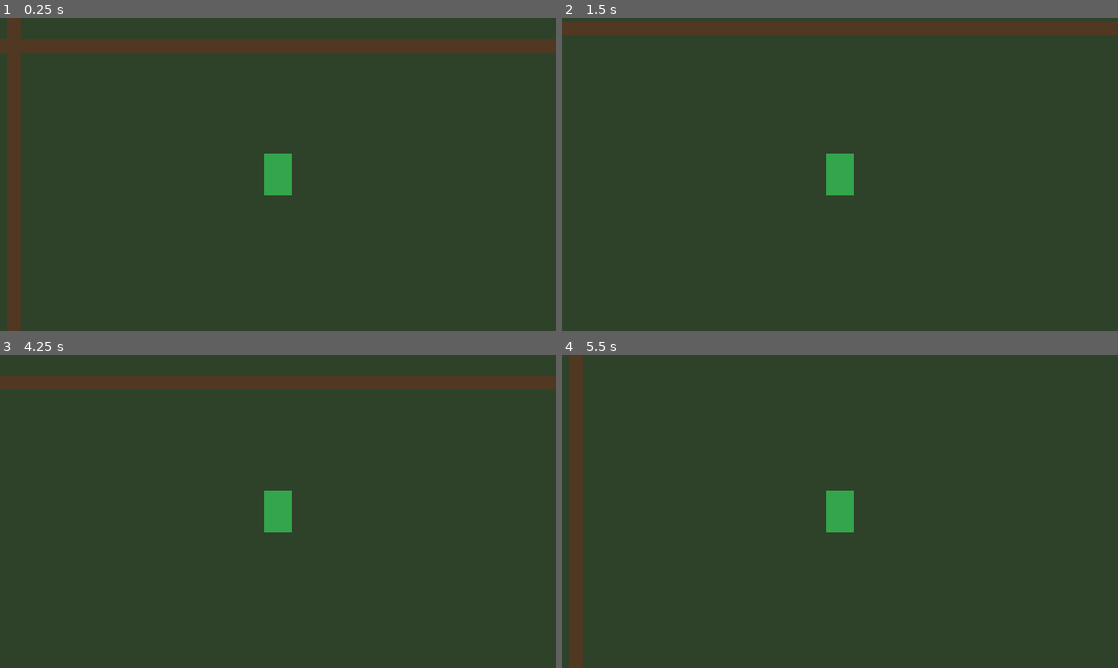
Above: before the commit, frames 1-4 (two rows, left to right).
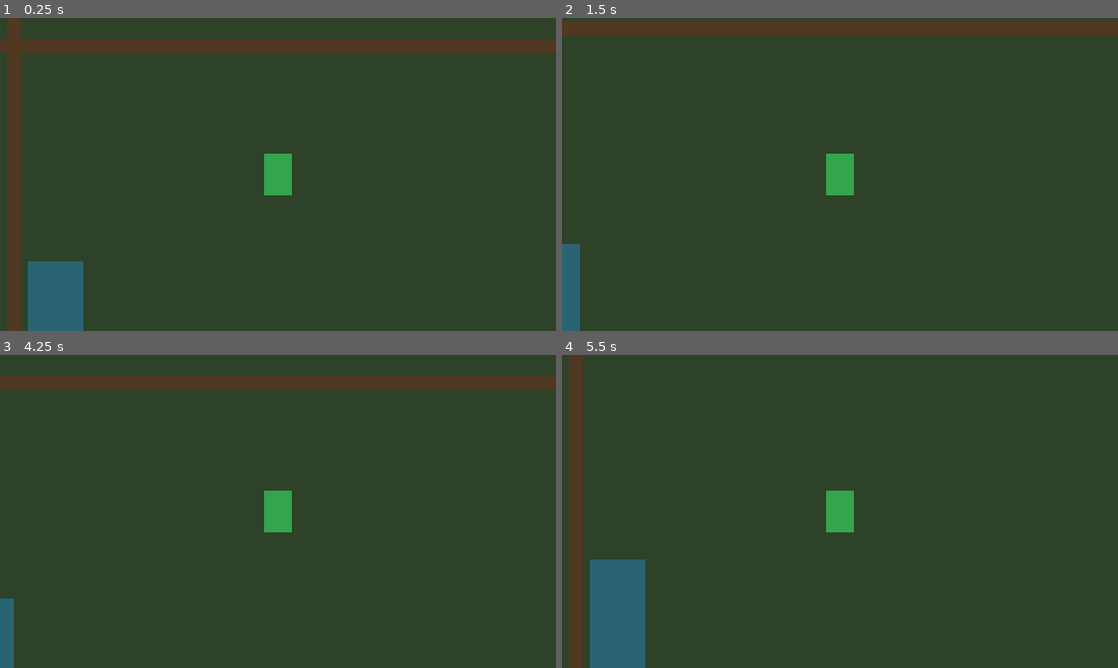
Above: after the commit, the same moments.

Repository: stasar14-rgb/Harvest-Dream
Game: Godot game, scene res://scenes/main.tscn
The game is run twice, just before and just after one commit, with the same random seed, the same clock (stepped at 60 frames per second) and the same inputs.
Inputs:
- Up to frame 1 (0.25 s): no input
- Up to frame 2 (1.5 s): tap Enter at 0.5 s; hold D (move_right) 0.53-1.28 s; hold S (move_down) from 1.28 s (still down)
- Up to frame 3 (4.25 s): release S (move_down) at 2.03 s; hold D (move_right) 2.03-2.78 s; tap Space at 2.75 s; hold W (move_up) 2.78-3.53 s; hold A (move_left) from 3.53 s (still down)
- Up to frame 4 (5.5 s): release A (move_left) at 5.03 s; hold S (move_down) from 5.03 s (still down)

The runs differ from the first frame. In frame 1, 2.2% of the frame differs, in the area x 5-15%, y 77-100%; in frame 2, 0.9%; in frame 3, 0.6%; in frame 4, 3.5%, in the area x 5-15%, y 65-100%.

Commit message:
Füge modulares Arealwechsel-System hinzu

Diff:
--- /dev/null
+++ b/scenes/areas/area_transition.tscn
@@ -0,0 +1,14 @@
+[gd_scene load_steps=3 format=3]
+
+[ext_resource type="Script" path="res://scripts/areas/area_transition.gd" id="1_transition"]
+
+[sub_resource type="RectangleShape2D" id="RectangleShape2D_transition"]
+size = Vector2(64, 160)
+
+[node name="AreaTransition" type="Area2D"]
+collision_layer = 0
+collision_mask = 1
+script = ExtResource("1_transition")
+
+[node name="CollisionShape2D" type="CollisionShape2D" parent="."]
+shape = SubResource("RectangleShape2D_transition")
--- a/scenes/player/player.tscn
+++ b/scenes/player/player.tscn
@@ -5,7 +5,7 @@
 [sub_resource type="RectangleShape2D" id="RectangleShape2D_player"]
 size = Vector2(20, 12)
 
-[node name="Player" type="CharacterBody2D"]
+[node name="Player" type="CharacterBody2D" groups=["player"]]
 motion_mode = 1
 script = ExtResource("1_movement")
 
--- a/scenes/test_area.tscn
+++ b/scenes/test_area.tscn
@@ -1,7 +1,8 @@
-[gd_scene load_steps=5 format=3]
+[gd_scene load_steps=6 format=3]
 
 [ext_resource type="Script" path="res://scripts/areas/game_area.gd" id="1_area"]
 [ext_resource type="PackedScene" path="res://scenes/areas/spawn_point.tscn" id="2_spawn_point"]
+[ext_resource type="PackedScene" path="res://scenes/areas/area_transition.tscn" id="3_transition"]
 
 [sub_resource type="RectangleShape2D" id="RectangleShape2D_horizontal"]
 size = Vector2(1280, 16)
@@ -18,9 +19,37 @@
 [node name="DefaultSpawn" parent="SpawnPoints" instance=ExtResource("2_spawn_point")]
 position = Vector2(320, 180)
 
+[node name="FromLeftSpawn" parent="SpawnPoints" instance=ExtResource("2_spawn_point")]
+position = Vector2(120, 360)
+spawn_id = &"from_left"
+
+[node name="FromRightSpawn" parent="SpawnPoints" instance=ExtResource("2_spawn_point")]
+position = Vector2(1160, 360)
+spawn_id = &"from_right"
+
+[node name="Transitions" type="Node2D" parent="."]
+
+[node name="LeftTransition" parent="Transitions" instance=ExtResource("3_transition")]
+position = Vector2(64, 360)
+target_area_path = "res://scenes/test_area.tscn"
+target_spawn_id = &"from_right"
+
+[node name="RightTransition" parent="Transitions" instance=ExtResource("3_transition")]
+position = Vector2(1216, 360)
+target_area_path = "res://scenes/test_area.tscn"
+target_spawn_id = &"from_left"
+
 [node name="Floor" type="Polygon2D" parent="."]
 color = Color(0.18, 0.26, 0.16, 1)
 polygon = PackedVector2Array(0, 0, 1280, 0, 1280, 720, 0, 720)
+
+[node name="LeftTransitionVisual" type="Polygon2D" parent="."]
+color = Color(0.15, 0.65, 1, 0.35)
+polygon = PackedVector2Array(32, 280, 96, 280, 96, 440, 32, 440)
+
+[node name="RightTransitionVisual" type="Polygon2D" parent="."]
+color = Color(1, 0.65, 0.15, 0.35)
+polygon = PackedVector2Array(1184, 280, 1248, 280, 1248, 440, 1184, 440)
 
 [node name="TopWallVisual" type="Polygon2D" parent="."]
 color = Color(0.32, 0.22, 0.14, 1)
--- /dev/null
+++ b/scripts/areas/area_transition.gd
@@ -0,0 +1,27 @@
+class_name AreaTransition
+extends Area2D
+
+signal transition_requested(target_area_path: String, target_spawn_id: StringName)
+
+@export_file("*.tscn") var target_area_path: String = ""
+@export var target_spawn_id: StringName = &"default"
+@export var transition_enabled: bool = true
+
+var _request_sent := false
+
+func _ready() -> void:
+	body_entered.connect(_on_body_entered)
+
+func _on_body_entered(body: Node2D) -> void:
+	if not transition_enabled or _request_sent:
+		return
+
+	if not body.is_in_group(&"player"):
+		return
+
+	if target_area_path.is_empty():
+		push_error("Beim Arealübergang '%s' fehlt die Zielkarte." % name)
+		return
+
+	_request_sent = true
+	transition_requested.emit(target_area_path, target_spawn_id)
--- a/scripts/areas/game_area.gd
+++ b/scripts/areas/game_area.gd
@@ -1,10 +1,21 @@
 class_name GameArea
 extends Node2D
+
+signal area_change_requested(target_area_path: String, target_spawn_id: StringName)
 
 @export var camera_bounds: Rect2i = Rect2i(0, 0, 640, 360)
 @export var default_spawn_id: StringName = &"default"
 
 @onready var spawn_points := get_node_or_null(^"SpawnPoints") as Node2D
+@onready var transitions := get_node_or_null(^"Transitions") as Node2D
+
+func _ready() -> void:
+	if transitions == null:
+		return
+
+	for child in transitions.get_children():
+		if child is AreaTransition:
+			child.transition_requested.connect(_on_transition_requested)
 
 func get_camera_bounds() -> Rect2i:
 	return camera_bounds
@@ -22,3 +33,6 @@
 
 	push_error("Spawnpunkt '%s' wurde im Areal '%s' nicht gefunden." % [target_id, name])
 	return null
+
+func _on_transition_requested(target_area_path: String, target_spawn_id: StringName) -> void:
+	area_change_requested.emit(target_area_path, target_spawn_id)
--- a/scripts/main.gd
+++ b/scripts/main.gd
@@ -7,6 +7,7 @@
 @onready var player_camera: Camera2D = $Player/Camera2D
 
 var current_area: GameArea
+var _area_change_in_progress := false
 
 func _ready() -> void:
 	if area_container.get_child_count() == 0:
@@ -18,7 +19,7 @@
 		push_error("Das geladene Areal verwendet nicht die GameArea-Grundlage.")
 		return
 
-	_apply_camera_bounds(current_area.get_camera_bounds())
+	_configure_area(current_area)
 	place_player_at_spawn(start_spawn_id)
 
 func place_player_at_spawn(spawn_id: StringName = &"") -> bool:
@@ -33,6 +34,64 @@
 	player.global_position = spawn_point.global_position
 	return true
 
+func request_area_change(target_area_path: String, target_spawn_id: StringName = &"default") -> void:
+	if _area_change_in_progress:
+		return
+
+	if target_area_path.is_empty():
+		push_error("Ein Arealwechsel ohne Zielkarte wurde angefordert.")
+		return
+
+	_area_change_in_progress = true
+	_perform_area_change.call_deferred(target_area_path, target_spawn_id)
+
+func _perform_area_change(target_area_path: String, target_spawn_id: StringName) -> void:
+	if not ResourceLoader.exists(target_area_path, "PackedScene"):
+		push_error("Die Zielkarte '%s' wurde nicht gefunden." % target_area_path)
+		_area_change_in_progress = false
+		return
+
+	var area_scene := ResourceLoader.load(target_area_path, "PackedScene") as PackedScene
+	if area_scene == null:
+		push_error("Die Zielkarte '%s' konnte nicht geladen werden." % target_area_path)
+		_area_change_in_progress = false
+		return
+
+	var next_area := area_scene.instantiate() as GameArea
+	if next_area == null:
+		push_error("Die Zielkarte '%s' verwendet nicht die GameArea-Grundlage." % target_area_path)
+		_area_change_in_progress = false
+		return
+
+	area_container.add_child(next_area)
+
+	var target_spawn := next_area.get_spawn_point(target_spawn_id)
+	if target_spawn == null:
+		area_container.remove_child(next_area)
+		next_area.queue_free()
+		_area_change_in_progress = false
+		return
+
+	var previous_area := current_area
+	current_area = next_area
+	_configure_area(current_area)
+	player.global_position = target_spawn.global_position
+
+	if previous_area != null:
+		area_container.remove_child(previous_area)
+		previous_area.queue_free()
+
+	_area_change_in_progress = false
+
+func _configure_area(area: GameArea) -> void:
+	_apply_camera_bounds(area.get_camera_bounds())
+
+	if not area.area_change_requested.is_connected(_on_area_change_requested):
+		area.area_change_requested.connect(_on_area_change_requested)
+
+func _on_area_change_requested(target_area_path: String, target_spawn_id: StringName) -> void:
+	request_area_change(target_area_path, target_spawn_id)
+
 func _apply_camera_bounds(bounds: Rect2i) -> void:
 	player_camera.limit_left = bounds.position.x
 	player_camera.limit_top = bounds.position.y
